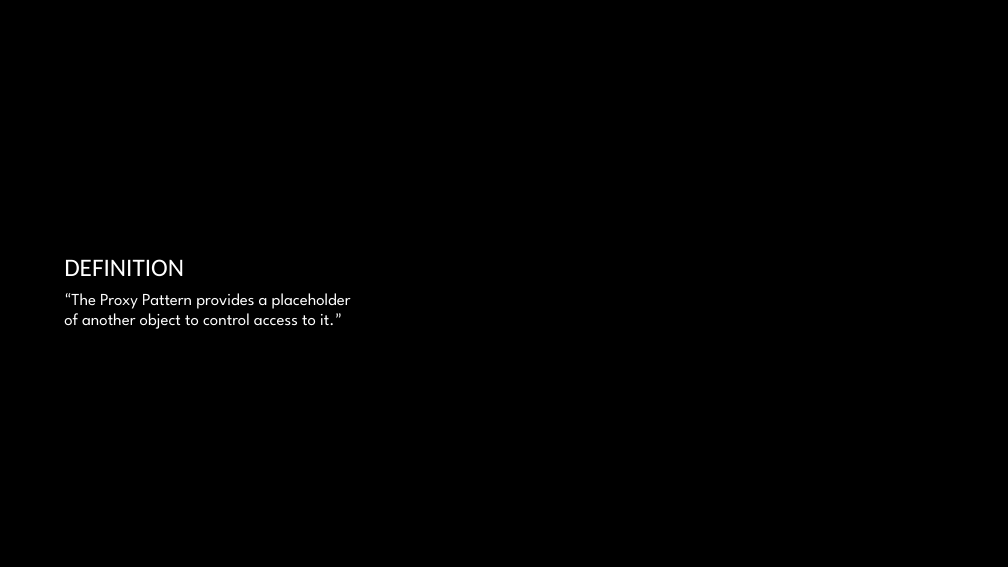
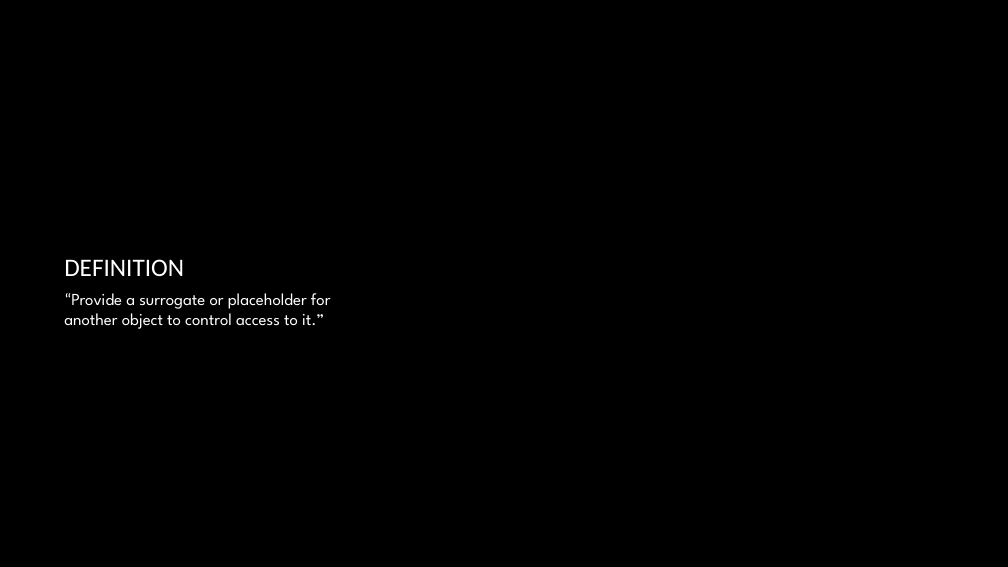
Before and after one commit to dundane/CSC360Demos, a slide deck: slide 200 of CSC360Demo/Design Patterns Slide Show.pptx. Drawn at 1008x567 pixels with LibreOffice and Linux fonts; fonts in the diff are those of the drawing; background and template pictures are left out. Boxes give left, top, right and bottom in pixels: in the first picture for what was removed or moved away, otherwise in the second. Text is boxed around its words. In the diff, an @@ line names an element or a change of style, - is before the commit and + after.

Commit message:
Added Command Pattern

```diff
--- a/CSC360Demo/Design Patterns Slide Show.pptx
+++ b/CSC360Demo/Design Patterns Slide Show.pptx
@@ text at [64, 293, 331, 329]: text changed @@
-“The Proxy Pattern provides a placeholder of another object to control access to it.”
+“Provide a surrogate or placeholder for another object to control access to it.”
```
Also in this commit, not shown: 9 other slides changed, 45 slides added, 19 other files.
